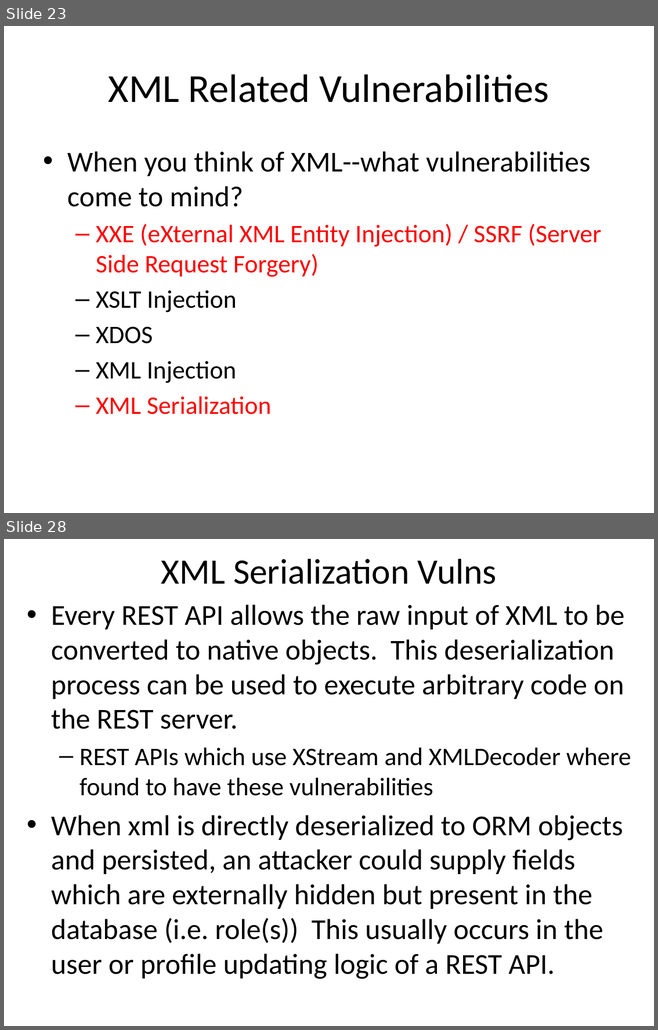
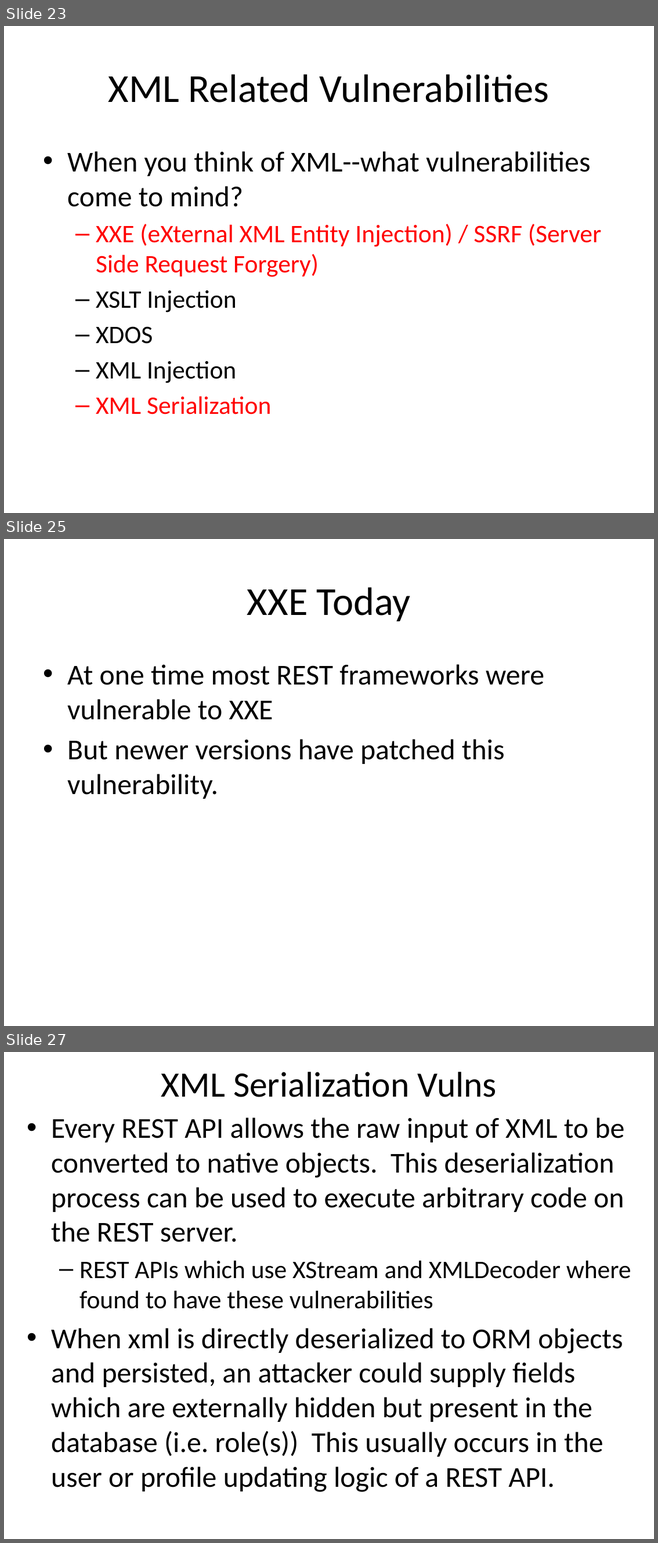
Before and after one commit to o2platform/DefCon_RESTing, a slide deck: Presentation/RESTing On Your Laurels Will Get You Powned3.pptx. Shown one above the other, each under a label of ours: slides 23 and 28 before the commit, slides 23, 25 and 27 after it; the slides between them are not shown. The pictures are 658x1030 and 658x1543 pixels, drawn with LibreOffice and Linux fonts; fonts in the diff are those of the drawing. Boxes give left, top, right and bottom in pixels: in the first picture for what was removed or moved away, otherwise in the second. Text is boxed around its words. In the diff, an @@ line names an element or a change of style, - is before the commit and + after.

```diff
--- a/Presentation/RESTing On Your Laurels Will Get You Powned3.pptx
+++ b/Presentation/RESTing On Your Laurels Will Get You Powned3.pptx
@@ slide 25 added at [4, 539, 654, 1026], background #FFFFFF @@
@@ title added at [247, 587, 411, 621], 44 pt, text #000000 @@
+XXE Today
@@ text added at [67, 664, 544, 799], 32 pt, text #000000 @@
+• At one time most REST frameworks were vulnerable to XXE
+• But newer versions have patched this vulnerability.
@@ what was slide 28 is now slide 27 @@
```
Also in this commit, not shown: 10 slides changed, 6 other slides added, 2 slides removed.
